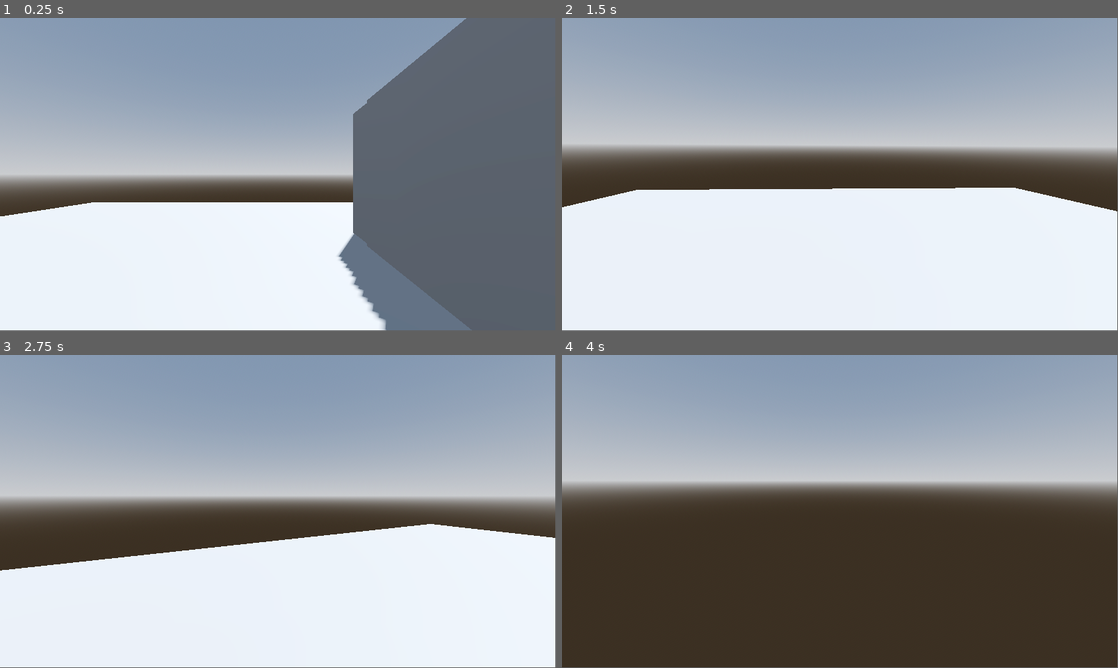
Above: before the commit, frames 1-4 (two rows, left to right).
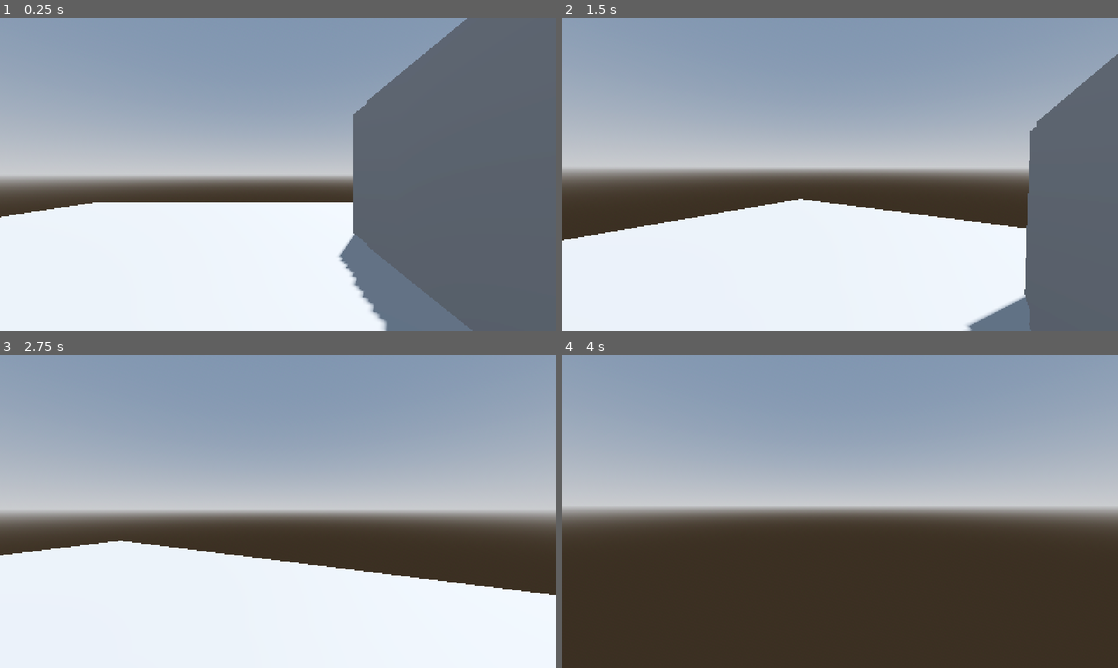
Above: after the commit, the same moments.

Repository: kc999/TerrorPatrolNew
Game: Godot game, scene res://Levels/test_level.tscn
The game is run twice, just before and just after one commit, with the same random seed, the same clock (stepped at 60 frames per second) and the same inputs.
Inputs (mouse positions are in pixels of both pictures, inside the frame that each line leads up to):
- Up to frame 1 (0.25 s): no input
- Up to frame 2 (1.5 s): move the mouse to (962, 158) at 0.52 s; hold D (right) 0.53-1.28 s; click (962, 158) at 0.6 s; tap Space (jump) at 0.77 s; move the mouse to (812, 174) at 1.27 s; hold W (forward) from 1.28 s (still down); click (812, 174) at 1.35 s
- Up to frame 3 (2.75 s): keep holding W (forward); tap Space (jump) at 1.52 s; move the mouse to (289, 505) at 2.02 s; click (289, 505) at 2.1 s
- Up to frame 4 (4 s): keep holding W (forward); move the mouse to (834, 514) at 2.77 s; click (834, 514) at 2.85 s; tap Space (jump) at 3.02, 3.77 s; tap Enter at 3.5 s; move the mouse to (878, 514) at 3.52 s; click (878, 514) at 3.6 s
In our replay, the window is 799x449 before the commit and 800x450 after it. These sizes can differ from the game's own. Grey fills any space a smaller window leaves; there, only what the larger window draws over its background counts as a difference.

The runs differ from the first frame. In frame 1, 0.4% of the frame differs, in the area x 0-100%, y 0-100%; in frame 2, 30%; in frame 3, 18%; in frame 4, 13%.

Commit message:
Blood Particles + Scaling

Diff:
--- /dev/null
+++ b/terror-patrol-n/Scenes/Effects/Blood/blood_splat_small.tscn
@@ -0,0 +1,43 @@
+[gd_scene format=3 uid="uid://dtieqikc3una0"]
+
+[ext_resource type="Texture2D" uid="uid://bko6qnocc8o0b" path="res://Assets/Effects/blood_particle.png" id="1_h8hai"]
+
+[sub_resource type="CurveTexture" id="CurveTexture_yiij6"]
+
+[sub_resource type="Curve" id="Curve_qroa0"]
+_limits = [0.0, 2.0, 0.0, 2.0]
+_data = [Vector2(0.024291515, 1.1837366), 0.0, -1.1017326, 0, 0, Vector2(0.9392712, 0.90272784), -0.5708979, -0.5708979, 0, 0, Vector2(1.8380566, 0.42099857), 0.0, 0.0, 0, 0]
+point_count = 3
+
+[sub_resource type="CurveTexture" id="CurveTexture_codlo"]
+curve = SubResource("Curve_qroa0")
+
+[sub_resource type="ParticleProcessMaterial" id="ParticleProcessMaterial_gs88x"]
+angle_min = 1.0728835e-05
+angle_max = 1.0728835e-05
+direction = Vector3(0, 0, -1)
+spread = 35.0
+initial_velocity_min = 2.0
+initial_velocity_max = 5.0
+scale_min = 0.19999999
+scale_curve = SubResource("CurveTexture_codlo")
+alpha_curve = SubResource("CurveTexture_yiij6")
+
+[sub_resource type="StandardMaterial3D" id="StandardMaterial3D_vd6vf"]
+transparency = 1
+albedo_texture = ExtResource("1_h8hai")
+texture_filter = 0
+texture_repeat = false
+billboard_keep_scale = true
+
+[sub_resource type="QuadMesh" id="QuadMesh_u0w1m"]
+material = SubResource("StandardMaterial3D_vd6vf")
+size = Vector2(0.1, 0.4)
+
+[node name="Blood_Splat_small" type="GPUParticles3D" unique_id=976424879]
+amount = 6
+speed_scale = 1.5
+explosiveness = 0.9
+transform_align = 3
+process_material = SubResource("ParticleProcessMaterial_gs88x")
+draw_pass_1 = SubResource("QuadMesh_u0w1m")
--- a/terror-patrol-n/project.godot
+++ b/terror-patrol-n/project.godot
@@ -14,6 +14,19 @@
 run/main_scene="uid://dmwpwglfe5v3e"
 config/features=PackedStringArray("4.6", "Forward Plus")
 config/icon="res://icon.svg"
+
+[audio]
+
+buses/default_bus_layout="uid://xrnkfo3jrwbm"
+
+[display]
+
+window/size/viewport_width=480
+window/size/viewport_height=270
+window/size/window_width_override=1920
+window/size/window_height_override=1080
+window/stretch/mode="viewport"
+window/stretch/scale_mode="integer"
 
 [global_group]
 
Binary file added: terror-patrol-n/Assets/Effects/blood_particle.png
Not shown, added: terror-patrol-n/Assets/Effects/blood_particle.png.import
